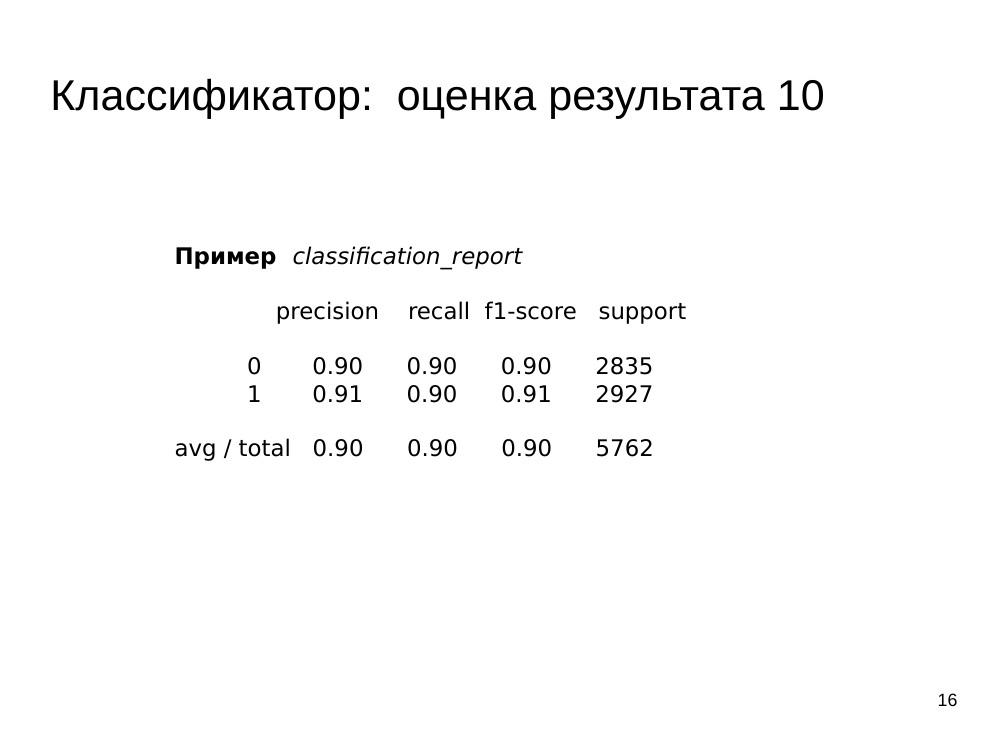
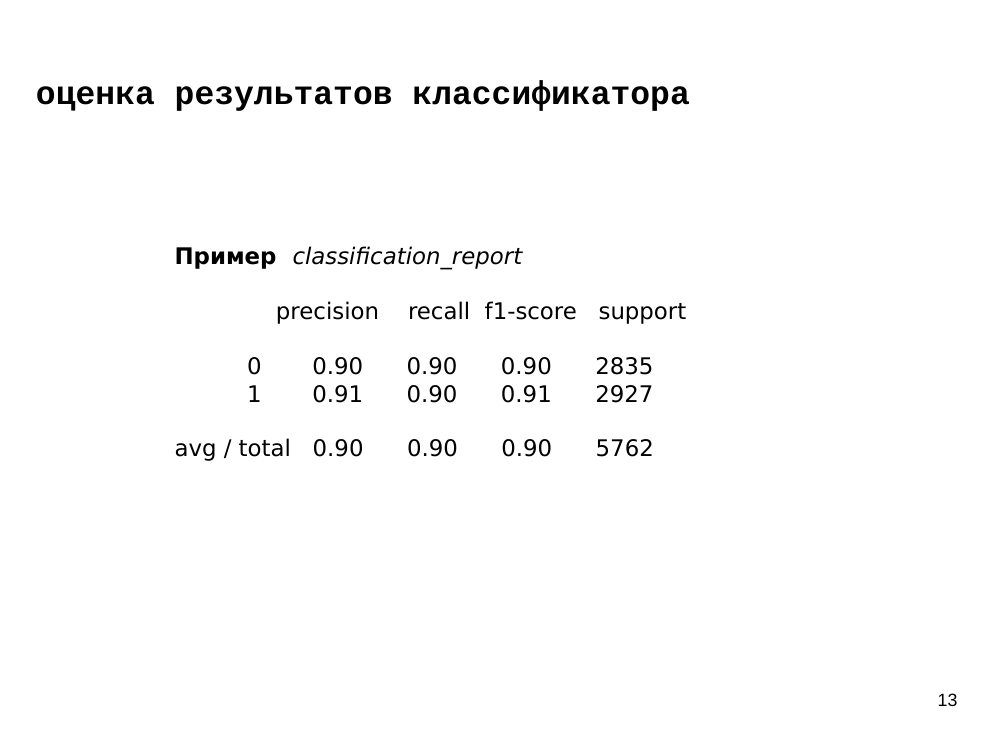
Before and after one commit to mechanoid5/ml_lectorium_legacy, a slide deck: slide 13 of 07-roc-auc.odp (slide 16 before the commit). Drawn at 1008x756 pixels with LibreOffice and Linux fonts; fonts in the diff are those of the drawing; background and template pictures are left out. Boxes give left, top, right and bottom in pixels: in the first picture for what was removed or moved away, otherwise in the second. Text is boxed around its words. In the diff, an @@ line names an element or a change of style, - is before the commit and + after.

```diff
--- a/07-roc-auc.odp
+++ b/07-roc-auc.odp
@@ title added at (36, 80, 689, 111), 26 pt, text #000000, bold @@
+оценка результатов классификатора
@@ title removed at (50, 78, 825, 118) @@
-Классификатор: оценка результата 10
@@ page number at (938, 693, 958, 706): text changed @@
-16
+13
```
Also in this commit, not shown: 14 other slides changed, 1 slide added, 4 slides removed, 1 other file.
